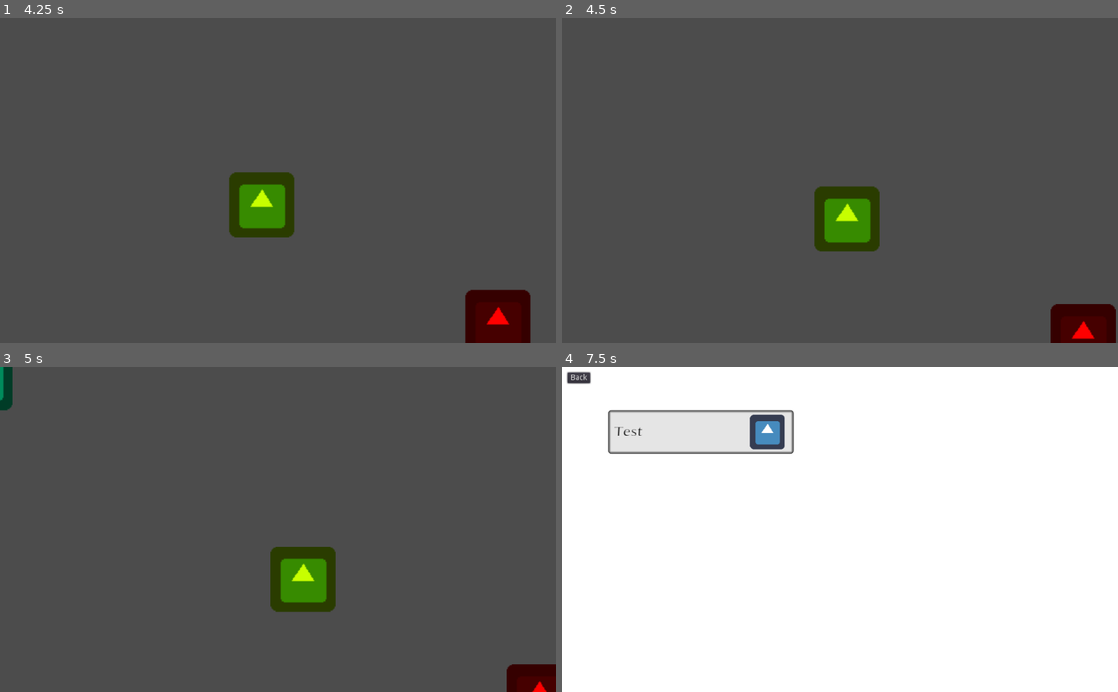
Above: before the commit, frames 1-4 (two rows, left to right).
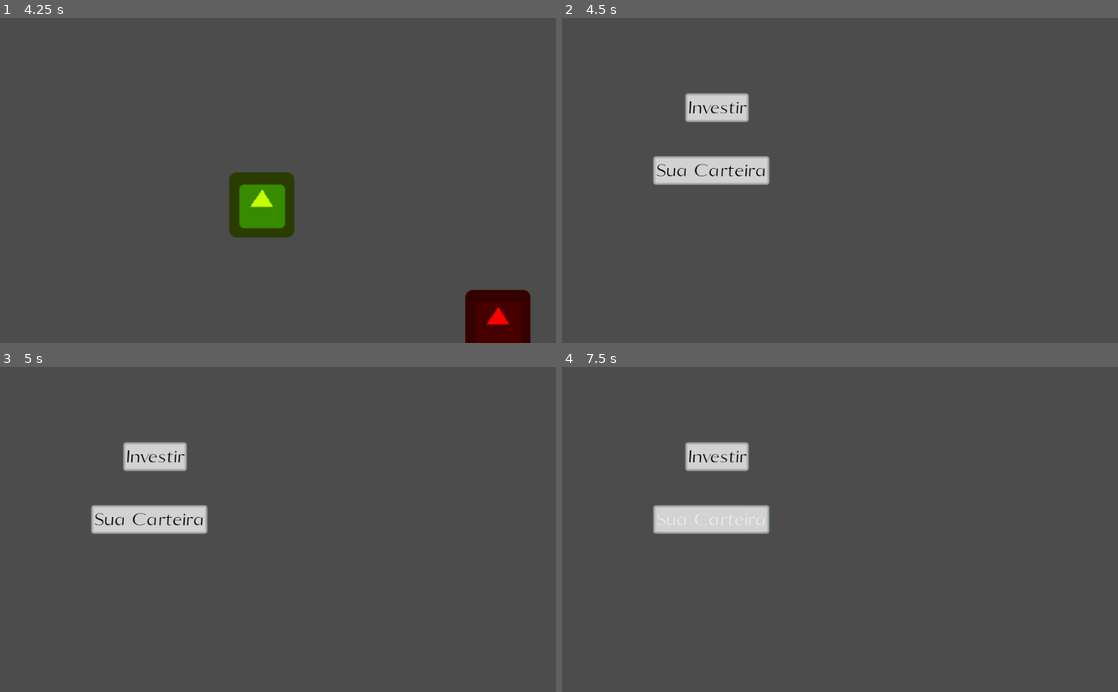
Above: after the commit, the same moments.

Repository: AndreMoukarzel/Grana-Preta
Game: Godot game, scene res://OpeningMenu.tscn
Same seed, same stepped clock (60 frames per second), same inputs: the game is played once before the commit and once after it. The engine's default icon, where the game draws it, is replaced by a stand-in: a white triangle on a blue panel in a dark square.
Inputs (mouse positions are in pixels of both pictures, inside the frame that each line leads up to):
- Up to frame 1 (4.25 s): tap Enter at 0.5, 2 s; move the mouse to (400, 164) at 0.52 s; press the mouse at (400, 164) at 0.53 s; release the mouse at (400, 164) at 1.25 s; tap Space at 1.25 s; drag from (166, 196) to (250, 245) at 1.27 s; move the mouse to (333, 109) at 2.02 s; press the mouse at (333, 109) at 2.03 s; release the mouse at (333, 109) at 2.75 s; click (261, 203) at 2.75 s; click "Back" at 3.5 s
- Up to frame 2 (4.5 s): click (1062, 323) at 4.27 s
- Up to frame 3 (5 s): no input
- Up to frame 4 (7.5 s): click (717, 458) at 5 s, where only the run after the commit has a clickable "Investir"; click (712, 519) at 5.75 s, where only the run after the commit has a clickable "Sua Carteira"; click (834, 565) at 6.52 s; click (840, 415) at 7.25 s, where only the run before the commit has a clickable "The School"

Frame 1 is identical in both runs. In frame 2, 6.5% of the frame differs, in the area x 16-100%, y 23-100%; in frame 3, 6.2%; in frame 4, 99%, in the area x 0-100%, y 0-100%.

Commit message:
Base Broker

Diff:
--- a/City.gd
+++ b/City.gd
@@ -14,6 +14,13 @@
 
 func _on_House_pressed():
 	print("Enter House")
-	var e = get_tree().change_scene("res://House.tscn")
+	var e = get_tree().change_scene("res://house/House.tscn")
 	if e != 0:
 		print("House scene couldn't be loaded")
+
+
+func _on_Broker_pressed():
+	print("Enter Broker")
+	var e = get_tree().change_scene("res://broker/Broker.tscn")
+	if e != 0:
+		print("Broker scene couldn't be loaded")
--- a/City.tscn
+++ b/City.tscn
@@ -4,139 +4,55 @@
 [ext_resource path="res://icon.png" type="Texture" id=2]
 [ext_resource path="res://SwipeHandler.tscn" type="PackedScene" id=3]
 
-[node name="City" type="Control" index="0"]
-
-anchor_left = 0.0
-anchor_top = 0.0
-anchor_right = 0.0
-anchor_bottom = 0.0
+[node name="City" type="Control"]
 margin_right = 40.0
 margin_bottom = 40.0
-rect_pivot_offset = Vector2( 0, 0 )
-rect_clip_content = false
-mouse_filter = 0
-mouse_default_cursor_shape = 0
-size_flags_horizontal = 1
-size_flags_vertical = 1
 script = ExtResource( 1 )
 
-[node name="House" type="TextureButton" parent="." index="0"]
-
+[node name="House" type="TextureButton" parent="."]
 modulate = Color( 0, 1, 0.484375, 1 )
-anchor_left = 0.0
-anchor_top = 0.0
-anchor_right = 0.0
-anchor_bottom = 0.0
 margin_right = 120.0
 margin_bottom = 120.0
-rect_pivot_offset = Vector2( 0, 0 )
-rect_clip_content = false
-focus_mode = 2
-mouse_filter = 0
-mouse_default_cursor_shape = 0
-size_flags_horizontal = 1
-size_flags_vertical = 1
-toggle_mode = false
-enabled_focus_mode = 2
-shortcut = null
-group = null
 texture_normal = ExtResource( 2 )
 expand = true
-_sections_unfolded = [ "Rect", "Textures", "Visibility" ]
 
-[node name="School" type="TextureButton" parent="." index="1"]
-
+[node name="School" type="TextureButton" parent="."]
 modulate = Color( 0.78125, 1, 0, 1 )
-anchor_left = 0.0
-anchor_top = 0.0
-anchor_right = 0.0
-anchor_bottom = 0.0
 margin_left = 595.0
 margin_top = 372.0
 margin_right = 715.0
 margin_bottom = 492.0
-rect_pivot_offset = Vector2( 0, 0 )
-rect_clip_content = false
-focus_mode = 2
-mouse_filter = 0
-mouse_default_cursor_shape = 0
-size_flags_horizontal = 1
-size_flags_vertical = 1
-toggle_mode = false
-enabled_focus_mode = 2
-shortcut = null
-group = null
 texture_normal = ExtResource( 2 )
 expand = true
-_sections_unfolded = [ "Rect", "Textures", "Visibility" ]
 
-[node name="TextureButton3" type="TextureButton" parent="." index="2"]
-
+[node name="Broker" type="TextureButton" parent="."]
 modulate = Color( 1, 0, 0, 1 )
-anchor_left = 0.0
-anchor_top = 0.0
-anchor_right = 0.0
-anchor_bottom = 0.0
 margin_left = 1030.0
 margin_top = 589.0
 margin_right = 1150.0
 margin_bottom = 709.0
-rect_pivot_offset = Vector2( 0, 0 )
-rect_clip_content = false
-focus_mode = 2
-mouse_filter = 0
-mouse_default_cursor_shape = 0
-size_flags_horizontal = 1
-size_flags_vertical = 1
-toggle_mode = false
-enabled_focus_mode = 2
-shortcut = null
-group = null
 texture_normal = ExtResource( 2 )
 expand = true
-_sections_unfolded = [ "Rect", "Textures", "Visibility" ]
 
-[node name="TextureButton4" type="TextureButton" parent="." index="3"]
-
+[node name="TextureButton4" type="TextureButton" parent="."]
 modulate = Color( 0, 0, 0, 1 )
-anchor_left = 0.0
-anchor_top = 0.0
-anchor_right = 0.0
-anchor_bottom = 0.0
 margin_left = 1384.0
 margin_top = 822.0
 margin_right = 1504.0
 margin_bottom = 942.0
-rect_pivot_offset = Vector2( 0, 0 )
-rect_clip_content = false
-focus_mode = 2
-mouse_filter = 0
-mouse_default_cursor_shape = 0
-size_flags_horizontal = 1
-size_flags_vertical = 1
-toggle_mode = false
-enabled_focus_mode = 2
-shortcut = null
-group = null
 texture_normal = ExtResource( 2 )
 expand = true
-_sections_unfolded = [ "Rect", "Textures", "Visibility" ]
 
-[node name="SwipeHandler" parent="." index="4" instance=ExtResource( 3 )]
+[node name="SwipeHandler" parent="." instance=ExtResource( 3 )]
 
 [node name="SwipingCamera" parent="SwipeHandler" index="0"]
-
 position = Vector2( 684.955, 387 )
 limit_right = 1500
 limit_bottom = 950
 
 [connection signal="pressed" from="House" to="." method="_on_House_pressed"]
-
 [connection signal="pressed" from="School" to="." method="_on_School_pressed"]
-
-[connection signal="pressed" from="TextureButton3" to="." method="_on_TextureButton_pressed"]
-
+[connection signal="pressed" from="Broker" to="." method="_on_Broker_pressed"]
 [connection signal="pressed" from="TextureButton4" to="." method="_on_TextureButton_pressed"]
 
-
 [editable path="SwipeHandler"]
--- /dev/null
+++ b/broker/Broker.tscn
@@ -0,0 +1,53 @@
+[gd_scene load_steps=4 format=2]
+
+[ext_resource path="res://school/Lessons/LessonFont.otf" type="DynamicFontData" id=1]
+
+[sub_resource type="StyleBoxFlat" id=1]
+bg_color = Color( 0.827451, 0.827451, 0.827451, 1 )
+border_width_left = 5
+border_width_top = 5
+border_width_right = 5
+border_width_bottom = 5
+border_color = Color( 0.541176, 0.541176, 0.541176, 1 )
+border_blend = true
+corner_radius_top_left = 5
+corner_radius_top_right = 5
+corner_radius_bottom_right = 5
+corner_radius_bottom_left = 5
+
+[sub_resource type="DynamicFont" id=2]
+size = 40
+use_mipmaps = true
+use_filter = true
+font_data = ExtResource( 1 )
+
+[node name="Broker" type="Control"]
+anchor_right = 1.0
+anchor_bottom = 1.0
+__meta__ = {
+"_edit_lock_": true
+}
+
+[node name="Investments" type="Button" parent="."]
+margin_left = 227.124
+margin_top = 139.234
+margin_right = 344.124
+margin_bottom = 192.234
+custom_styles/normal = SubResource( 1 )
+custom_fonts/font = SubResource( 2 )
+custom_colors/font_color = Color( 0, 0, 0, 1 )
+text = "Investir"
+
+[node name="Portfolio" type="Button" parent="."]
+margin_left = 167.665
+margin_top = 254.894
+margin_right = 381.665
+margin_bottom = 307.894
+custom_styles/normal = SubResource( 1 )
+custom_fonts/font = SubResource( 2 )
+custom_colors/font_color = Color( 0, 0, 0, 1 )
+text = "Sua Carteira"
+
+[node name="Turtle" type="Control" parent="."]
+margin_right = 40.0
+margin_bottom = 40.0
